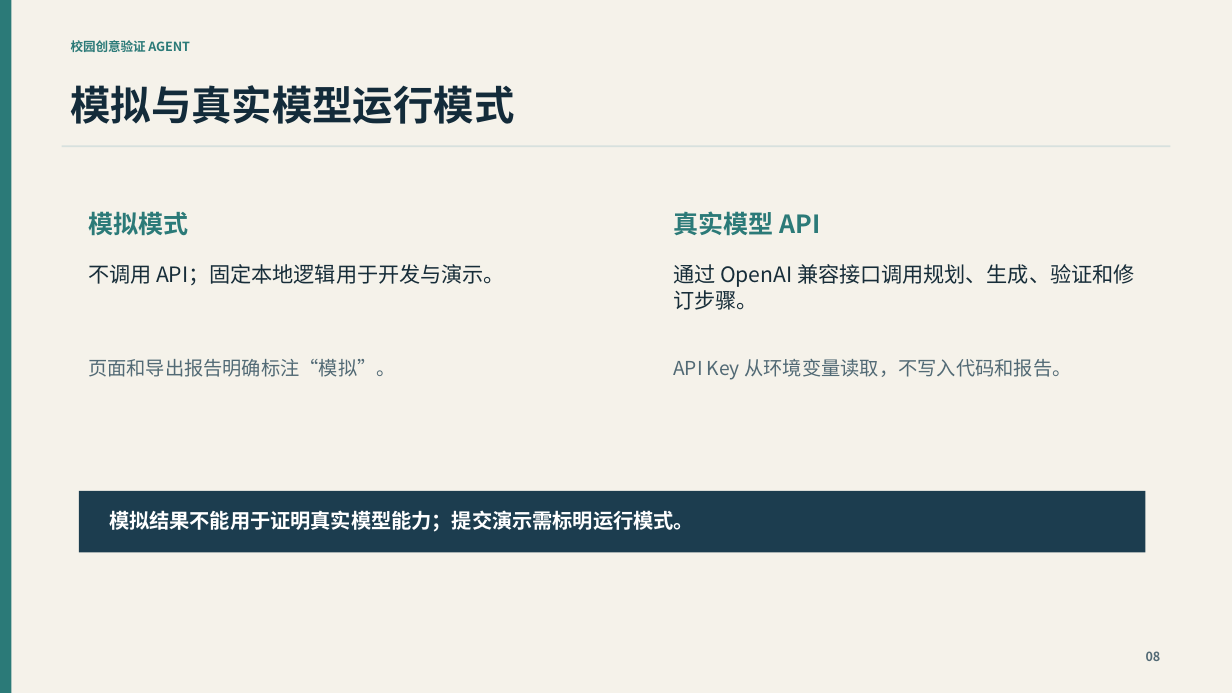
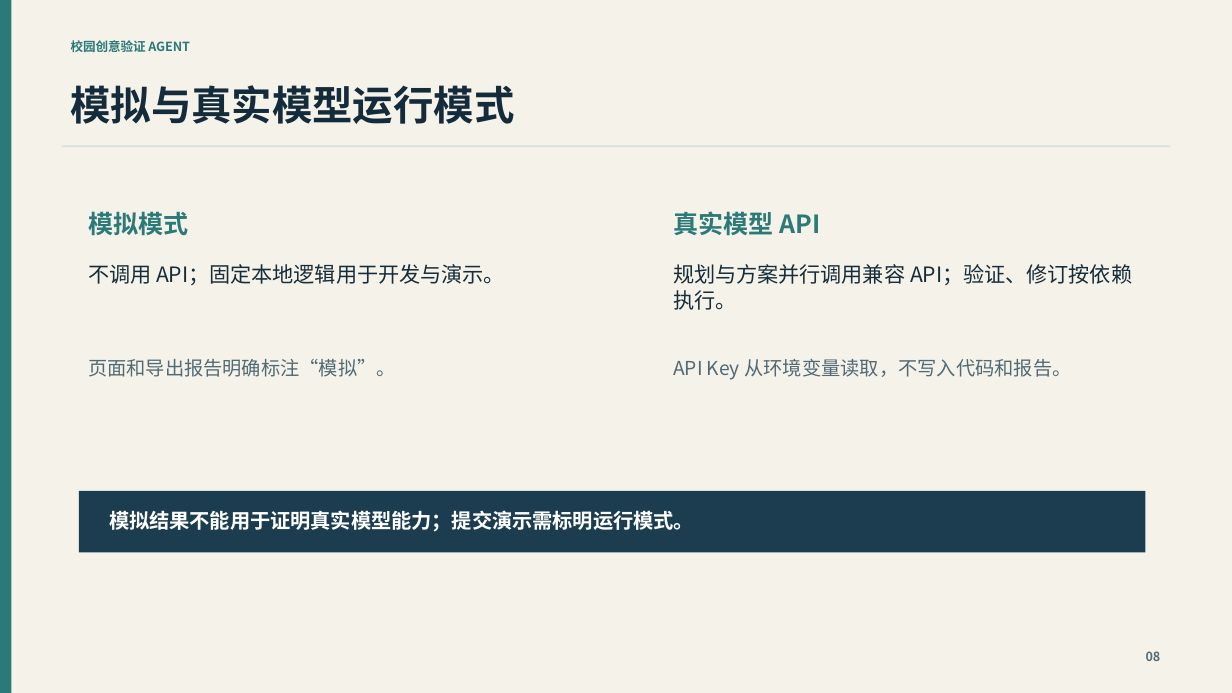
Before and after one commit to kanghaoyue11/campus-idea-agent, a slide deck: slide 8 of 校园创意验证Agent_演示稿.pptx. Drawn at 1232x693 pixels with LibreOffice and Linux fonts; fonts in the diff are those of the drawing. Boxes give left, top, right and bottom in pixels: in the first picture for what was removed or moved away, otherwise in the second. Text is boxed around its words. In the diff, an @@ line names an element or a change of style, - is before the commit and + after.

```diff
--- a/校园创意验证Agent_演示稿.pptx
+++ b/校园创意验证Agent_演示稿.pptx
@@ text at [673,264,1132,310]: text changed @@
-通过 OpenAI 兼容接口调用规划、生成、验证和修订步骤。
+规划与方案并行调用兼容 API；验证、修订按依赖执行。
```
Also in this commit, not shown: 8 other slides changed, 9 other files.
